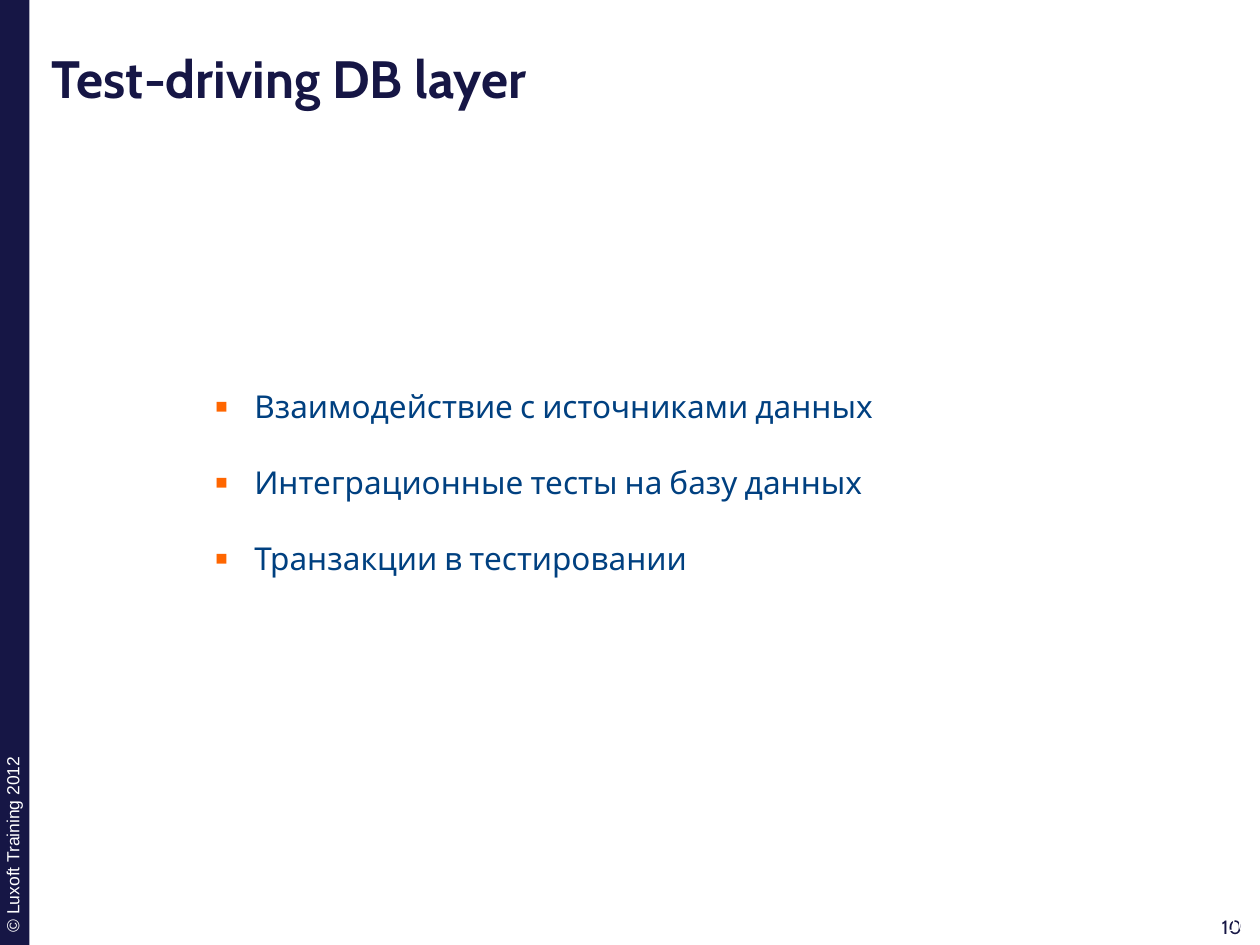
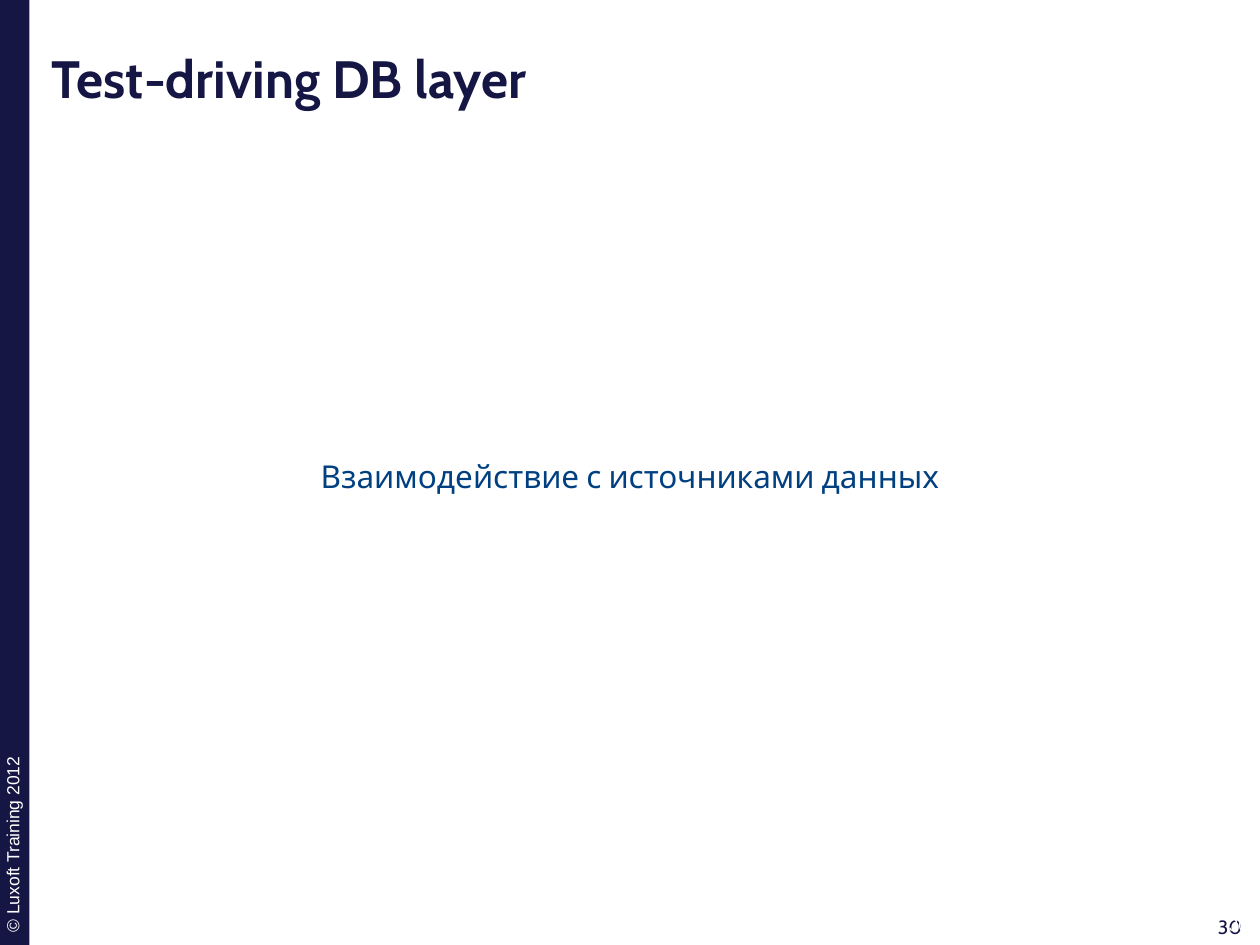
Before and after one commit to ivan-dyachenko/Trainings, a slide deck: slide 30 of Test Driven Development/materials/pptx/3. TDD-Integration.pptx (slide 10 before the commit). Drawn at 1260x945 pixels with LibreOffice and Linux fonts; fonts in the diff are those of the drawing; background and template pictures are left out. Boxes give left, top, right and bottom in pixels: in the first picture for what was removed or moved away, otherwise in the second. Text is boxed around its words. In the diff, an @@ line names an element or a change of style, - is before the commit and + after.

```diff
--- a/Test Driven Development/materials/pptx/3. TDD-Integration.pptx
+++ b/Test Driven Development/materials/pptx/3. TDD-Integration.pptx
@@ text "Взаимодействие с источниками данных": place and size @@
-text "Взаимодействие с источниками данных" at [254,394,872,578]
+text "Взаимодействие с источниками данных" at [321,464,939,494]
@@ text "Взаимодействие с источниками данных" at [321,464,939,494]: alignment left to centre; bullet ▪ to none @@
@@ text at [254,470,862,578]: paragraphs removed @@
-▪ Интеграционные тесты на базу данных
-▪ Транзакции в тестировании
@@ page number at [1218,920,1242,935]: text changed @@
-10
+30
```
Also in this commit, not shown: 3 other slides changed, 23 slides added, 10 other files.
